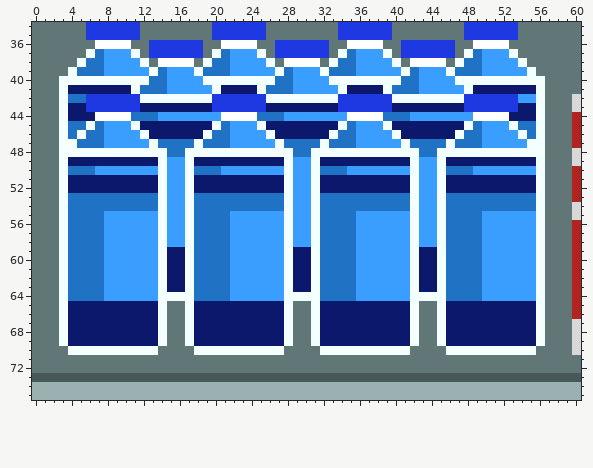
Two versions of one pixel-art file, Aseprite/Main Background/Convenience Store/ConvenienceStore.aseprite. This is how it looked before the edit.
512x256 pixels, 1 frame. Colours within 5 levels of each other are drawn and written as one. Shown: x 0..60, y 34..75. The commit also changed other parts of the picture, which this record leaves out.
The same view after the edit:
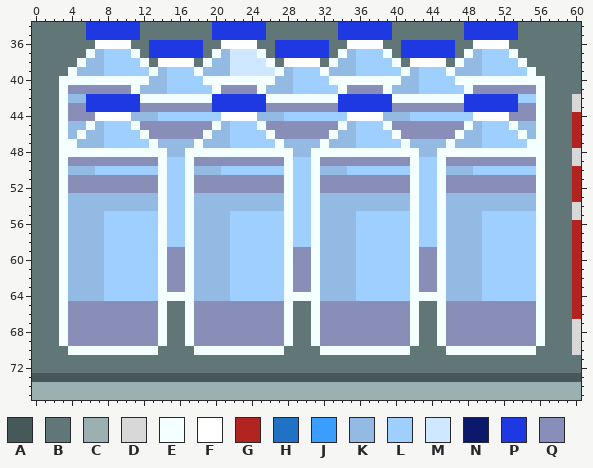
Palette (. is transparent): A #475858  B #617676  C #9bb1b1  D #d8d8d8  E #f4ffff  F #ffffff  G #b12420  H #2073c4  J #399eff  K #92bae2  L #9ecfff  M #cfe7ff  N #0b186c  P #1e38e2  Q #888eb7
Edits made:
Colour H gives way to colour K in row 37 at x 7, 21, 35 and 49; in row 38 at x 6 to 7, 20 to 21, 34 to 35 and 48 to 49; in row 39 at x 5 to 7, 14, 19 to 21, 28, 33 to 35, 42 and 47 to 49; in row 40 at x 13 to 14, 27 to 28 and 41 to 42; in row 41 at x 12 to 14, 26 to 28 and 40 to 42; in row 42 at x 4 to 5.
Colour H gives way to colour K in row 44 at x 11 to 13, 25 to 27 and 39 to 41; in row 45 at x 4 to 5, 7, 21, 35, 49 and 54 to 55; in row 46 at x 4, 6 to 7, 20 to 21, 34 to 35, 48 to 49 and 55; in row 47 at x 5 to 7, 14 to 17, 19 to 21, 28 to 31, 33 to 35, 42 to 45 and 47 to 49; in row 48 at x 15 to 16, 29 to 30 and 43 to 44; in row 50 at x 4 to 6, 18 to 20, 32 to 34 and 46 to 48.
Colour H gives way to colour K in rows 53 to 54 at x 4 to 13, 18 to 27, 32 to 41 and 46 to 55; in rows 55 to 64 at x 4 to 7, 18 to 21, 32 to 35 and 46 to 49.
Colour J gives way to colour L in row 37 at x 8 to 10, 36 to 38 and 50 to 52; in row 38 at x 8 to 11, 36 to 39 and 50 to 53; in row 39 at x 8 to 12, 15 to 17, 29 to 31, 36 to 40, 43 to 45 and 50 to 54; in row 40 at x 15 to 18, 29 to 32 and 43 to 46; in row 41 at x 15 to 19, 29 to 33 and 43 to 47; in row 42 at x 54 to 55.
Colour J gives way to colour L in row 44 at x 14 to 20, 28 to 34 and 42 to 48; in row 45 at x 8 to 10, 22 to 24, 36 to 38 and 50 to 52; in row 46 at x 8 to 11, 22 to 25, 36 to 39 and 50 to 53; in row 47 at x 8 to 12, 22 to 26, 36 to 40 and 50 to 54; in row 49 at x 15 to 16, 29 to 30 and 43 to 44; in row 50 at x 7 to 13, 15 to 16, 21 to 27, 29 to 30, 35 to 41, 43 to 44 and 49 to 55.
Colour J gives way to colour L in rows 51 to 54 at x 15 to 16, 29 to 30 and 43 to 44; in rows 55 to 58 at x 8 to 13, 15 to 16, 22 to 27, 29 to 30, 36 to 41, 43 to 44 and 50 to 55; in rows 59 to 64 at x 8 to 13, 22 to 27, 36 to 41 and 50 to 55.
Colour J gives way to colour M in row 37 at x 22 to 24; in row 38 at x 22 to 25; in row 39 at x 22 to 26.
Colour N gives way to colour Q in row 41 at x 4 to 10, 21 to 24, 35 to 38 and 49 to 55; in row 43 at x 4 to 5, 12 to 19, 26 to 33, 40 to 47 and 54 to 55; in row 44 at x 4 to 6 and 53 to 55; in row 45 at x 12 to 19, 26 to 33 and 40 to 47; in row 46 at x 13 to 18, 27 to 32 and 41 to 46; in row 49 at x 4 to 13, 18 to 27, 32 to 41 and 46 to 55.
Colour N gives way to colour Q in rows 51 to 52 at x 4 to 13, 18 to 27, 32 to 41 and 46 to 55; in rows 59 to 63 at x 15 to 16, 29 to 30 and 43 to 44; in rows 65 to 69 at x 4 to 13, 18 to 27, 32 to 41 and 46 to 55.
